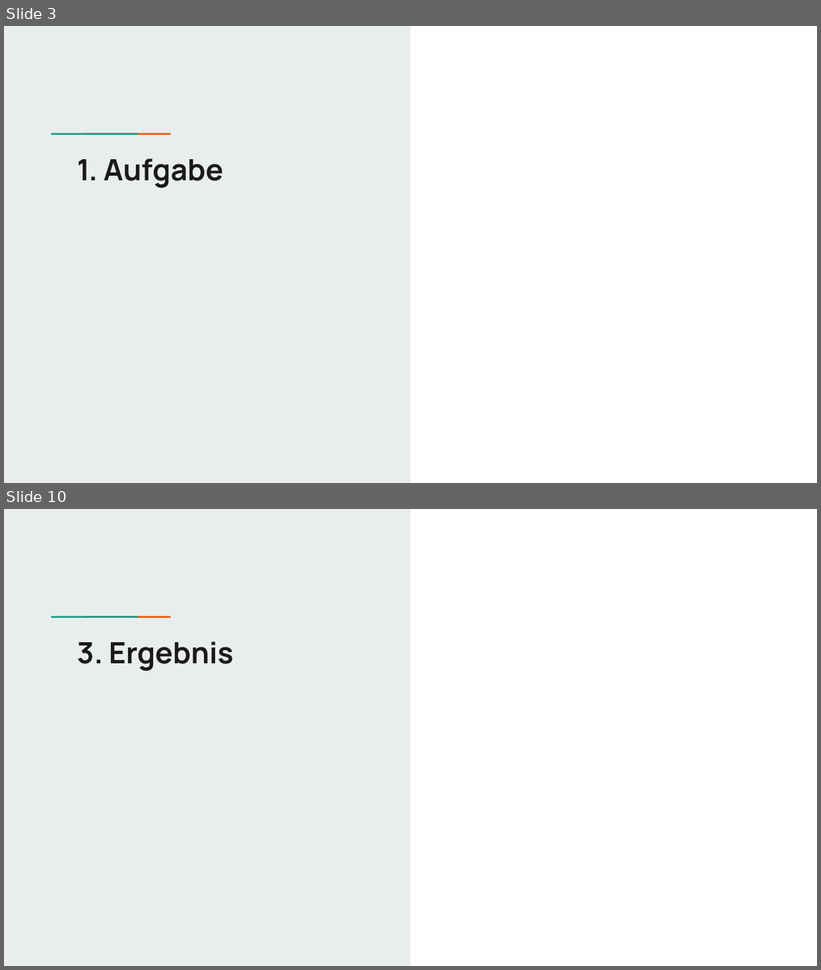
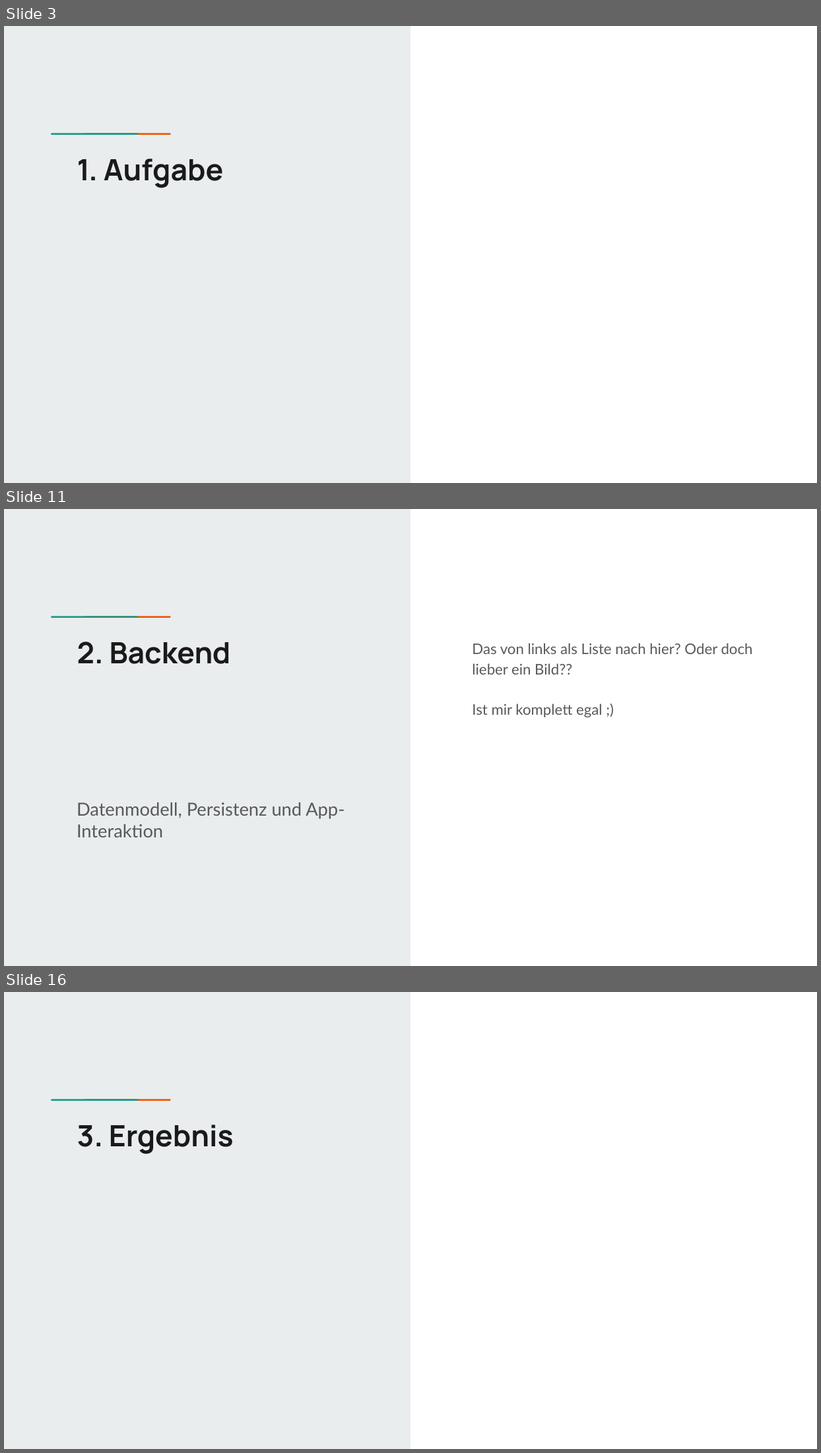
Before and after one commit to vaerl/Uni_MT_Food-Truck, a slide deck: documentation/Präsentation/Präsentation_App.pptx. Shown one above the other, each under a label of ours: slides 3 and 10 before the commit, slides 3, 11 and 16 after it; the slides between them are not shown. The pictures are 821x970 and 821x1453 pixels, drawn with LibreOffice and Linux fonts; fonts in the diff are those of the drawing. Boxes give left, top, right and bottom in pixels: in the first picture for what was removed or moved away, otherwise in the second. Text is boxed around its words. In the diff, an @@ line names an element or a change of style, - is before the commit and + after.

```diff
--- a/documentation/Präsentation/Präsentation_App.pptx
+++ b/documentation/Präsentation/Präsentation_App.pptx
@@ slide 11 added at bbox=[4, 509, 817, 966], background #FFFFFF; not listed: 3 template elements that a slide beside it also shows @@
@@ title added at bbox=[77, 642, 231, 664], 26 pt, text #1A1A1A, bold @@
+2. Backend
@@ text added at bbox=[472, 643, 753, 718], 13 pt, text #595959 @@
+Das von links als Liste nach hier? Oder doch lieber ein Bild??
+Ist mir komplett egal ;)
@@ subtitle added at bbox=[77, 803, 345, 838], 16 pt, text #595959 @@
+Datenmodell, Persistenz und App-Interaktion
@@ what was slide 10 is now slide 16 @@
```
Also in this commit, not shown: 1 slide changed, 11 other slides added, 7 slides removed, 24 other files.
